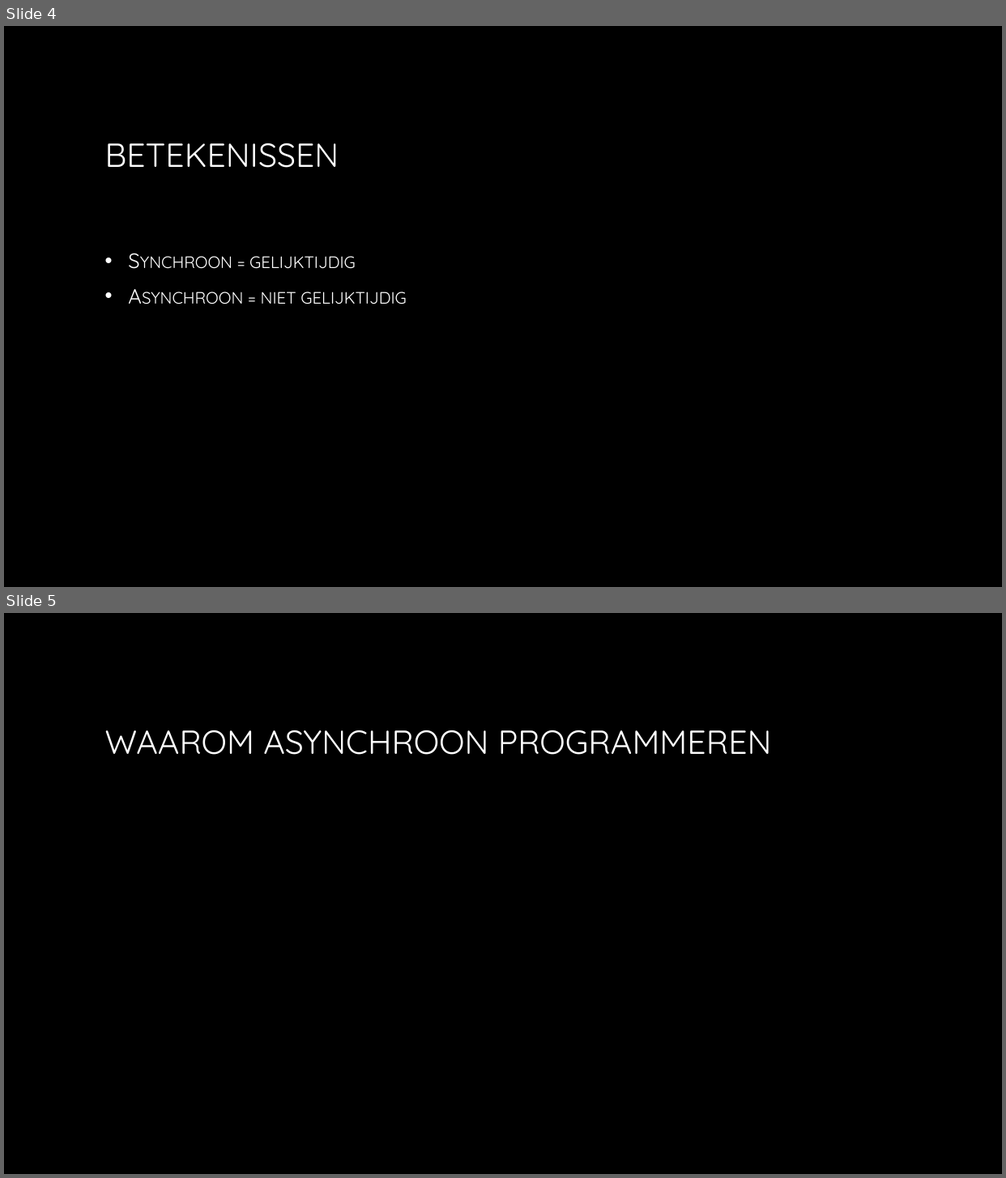
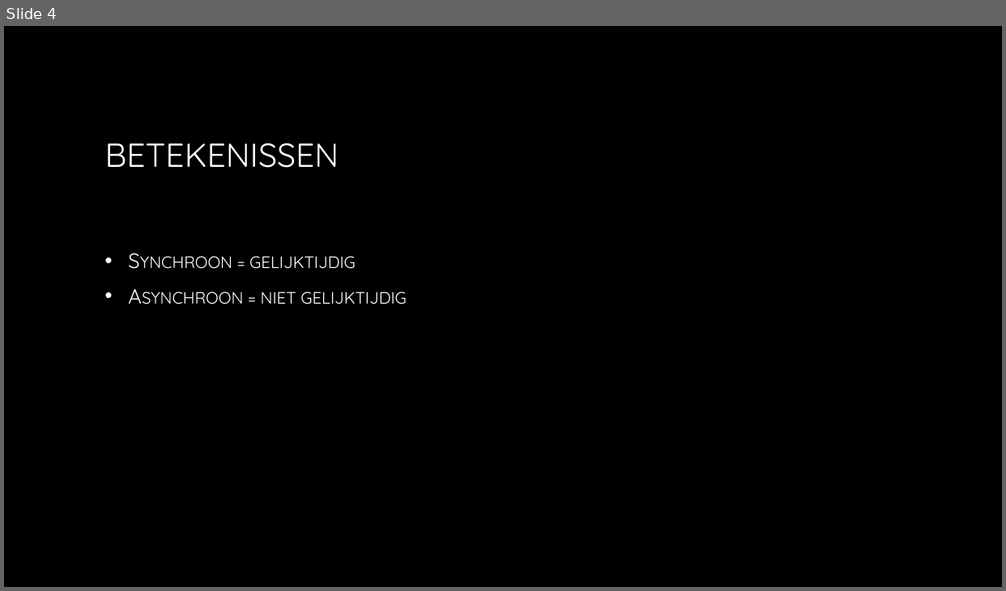
Before and after one commit to MstrShine/AsyncShowcase, a slide deck: Docs/Async showcase.pptx. Shown one above the other, each under a label of ours: slides 4 and 5 before the commit, slide 4 after it. The pictures are 1006x1178 and 1006x591 pixels, drawn with LibreOffice and Linux fonts; fonts in the diff are those of the drawing; background and template pictures are left out. Boxes give left, top, right and bottom in pixels: in the first picture for what was removed or moved away, otherwise in the second. Text is boxed around its words. In the diff, an @@ line names an element or a change of style, - is before the commit and + after.

```diff
--- a/Docs/Async showcase.pptx
+++ b/Docs/Async showcase.pptx
@@ slide 5 removed at [4, 613, 1002, 1174], background picture (left out) @@
@@ title removed at [105, 730, 772, 755] @@
-WAAROM ASYNCHROON PROGRAMMEREN
```
Also in this commit, not shown: 1 slide changed, 8 slides added, 1 other slide removed.
